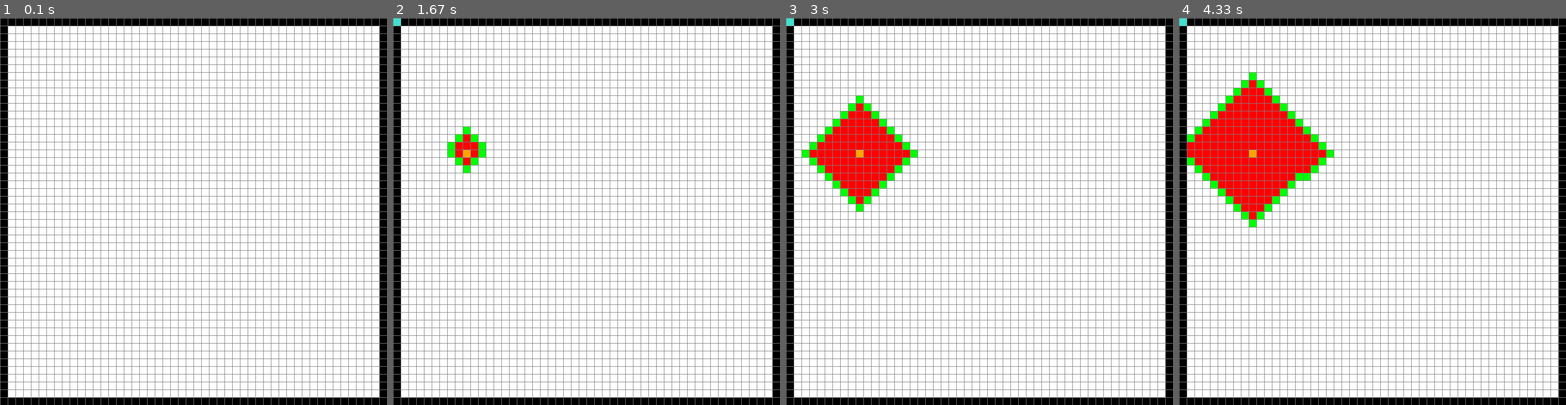
Above: before the commit, frames 1-4 (left to right).
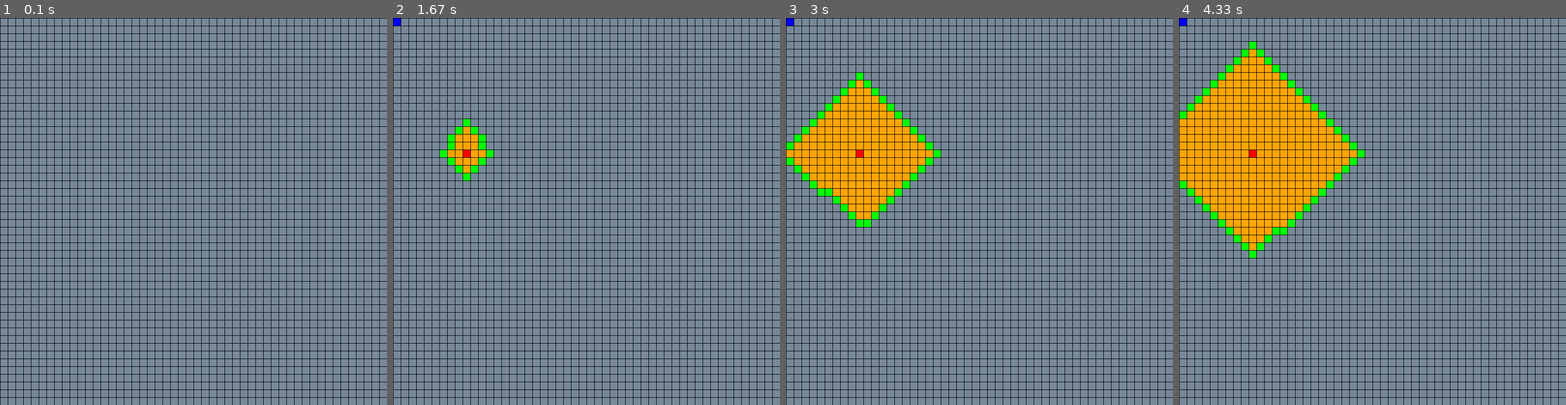
Above: after the commit, the same moments.

Repository: Igluvis/Pathfinder
Game: pygame game, started from src/run.py
Same seed, same stepped clock (60 frames per second), same inputs: the game is played once before the commit and once after it.
Inputs (mouse positions are in pixels of both pictures, inside the frame that each line leads up to):
- Up to frame 1 (0.1 s): no input
- Up to frame 2 (1.67 s): tap E at 0.33 s; hold R 0.67-1.13 s; move the mouse to (466, 153) at 0.7 s; tap Q at 1.17 s; tap Space at 1.5 s
- Up to frame 3 (3 s): no input
- Up to frame 4 (4.33 s): no input

The runs differ from the first frame. In frame 1, 100% of the frame differs, in the area x 0-100%, y 0-100%; in frame 2, 100%; in frame 3, 100%; in frame 4, 100%.

Commit message:
added clock/fps control; added clear screen command; fixed neighbor not functioning on edge of window

Diff:
--- a/src/core/main.py
+++ b/src/core/main.py
@@ -1,9 +1,11 @@
 import pygame
 from core.utils.grid import Grid
 from core.pygame.visualize import draw
-from core.pygame.misc import get_node
+from core.pygame.misc import get_node, algo_clock
 from core.pathfinder.a_star import a_star
 from core.pathfinder.breadth_first import breadth_first
+
+clock = pygame.time.Clock()
 
 def main(win, width, height, rows, cols):
     '''
@@ -12,6 +14,10 @@
         width: width of window
         height: height of window
     '''
+    # fps
+    fps = 60
+    gear = 2  # gear translator for fps : 0 = 30, 1 = 60, 2 = 120
+
     # create grid
     grid = Grid(rows, cols)
 
@@ -25,29 +31,14 @@
     while run:
         # update screen
         draw(win, grid, width, height, rows, cols)
+        clock.tick(fps)
+
         for event in pygame.event.get():
             # Escape
             if event.type == pygame.QUIT:
                 run = False
 
-            # Q: set Start node
-            if event.type == pygame.KEYDOWN:
-                if event.key == pygame.K_q:
-                    if start:
-                        start.set_walkable()
-                    node = get_node(pygame.mouse.get_pos(), grid, width=width//cols, height=height//rows)
-                    node.set_start()
-                    start = node
-
-            # E: set End node
-            if event.type == pygame.KEYDOWN:
-                if event.key == pygame.K_e:
-                    if end:
-                        end.set_walkable()
-                    node = get_node(pygame.mouse.get_pos(), grid, width=width//cols, height=height//rows)
-                    node.set_end()
-                    end = node
-
+            # Mouse
             # left mouse: set wall node
             if pygame.mouse.get_pressed()[0]:
                 node = get_node(pygame.mouse.get_pos(), grid, width=width//cols, height=height//rows)
@@ -58,14 +49,36 @@
                 node = get_node(pygame.mouse.get_pos(), grid, width=width//cols, height=height//rows)
                 node.set_walkable()
 
-            # Space: start pathfinding visualizer
+            # Keyboard
             if event.type == pygame.KEYDOWN:
+                # Q: set Start node
+                if event.key == pygame.K_q:
+                    if start:
+                        start.set_walkable()
+                    node = get_node(pygame.mouse.get_pos(), grid, width=width//cols, height=height//rows)
+                    node.set_start()
+                    start = node
+
+                # E: set End node
+                if event.key == pygame.K_e:
+                    if end:
+                        end.set_walkable()
+                    node = get_node(pygame.mouse.get_pos(), grid, width=width//cols, height=height//rows)
+                    node.set_end()
+                    end = node
+
+                # Space: start pathfinding visualizer
                 if event.key == pygame.K_SPACE and start and end:
                     breadth_first(
                         lambda: draw(win, grid, width, height, rows, cols),
+                        lambda: clock.tick(algo_clock(gear)),
                         start=start,
                         end=end,
                         grid=grid
                     )
 
+                # R: Reset
+                if event.key == pygame.K_r:
+                    grid.cleanup()
+
     pygame.quit()
--- a/src/core/pathfinder/breadth_first.py
+++ b/src/core/pathfinder/breadth_first.py
@@ -2,16 +2,18 @@
 from core.utils.backtracking import backtrace
 
 
-def breadth_first(draw, start, end, grid):
+def breadth_first(draw, clock, start, end, grid):
     '''
     starting at start node, frontier is expanding outward,
     whilst marking visited nodes
         draw: updates screen with pygame
+        clock: upper boundary for fps, regulates speed
         start: start node
         end: end node
         grid: grid
     '''
     draw()
+    fps = 240
 
     # put start in frontier list
     frontier = [start]
@@ -52,3 +54,4 @@
                 neighbor.set_open()
 
         draw()
+        clock()
--- a/src/core/pygame/misc.py
+++ b/src/core/pygame/misc.py
@@ -13,3 +13,17 @@
     y = y_pos // height
 
     return grid.node(x,y)
+
+def algo_clock(clock_gear):
+    '''
+    returns fps for algo visualizer clock
+    fps     s to complete
+    30      44
+    60      22
+    120     11
+        clock_gear: int from [0,1,2]
+    '''
+    match clock_gear:
+        case 0: return 30
+        case 1: return 60
+        case 2: return 120
--- a/src/core/pygame/visualize.py
+++ b/src/core/pygame/visualize.py
@@ -2,25 +2,25 @@
 
 
 # Colors
-RED = (255, 0, 0)           # Closed
+RED = (255, 0, 0)           # start
 GREEN = (0, 255, 0)         # Open
-BLACK = (0, 0, 0)           # Barrier
-ORANGE = (255, 165 ,0)      # Start
+BLACK = (0, 0, 0)           # Wall
+ORANGE = (255, 165 ,0)      # closed
 TURQUOISE = (64, 224, 208)  # End
-PURPLE = (128, 0, 128)      # Path
-WHITE = (255, 255, 255)     # Reset
-BLUE = (0, 255, 0)          # ?
+PURPLE = (128, 0, 128)      # ?
+WHITE = (220, 220, 220)     # grid
+BLUE = (0, 0, 255)          # PATH
 YELLOW = (255, 255, 0)      # ?
-GREY = (128, 128, 128)      # ?
+GREY = (119, 136, 153)      # walkable
 
 color_dic = {
-    'walkable': WHITE,
+    'walkable': GREY,
     'wall': BLACK,
-    'start': ORANGE,
-    'end': TURQUOISE,
-    'closed': RED,
+    'start': RED,
+    'end': BLUE,
+    'closed': ORANGE,
     'open': GREEN,
-    'path': PURPLE
+    'path': TURQUOISE
 }
 
 def draw_grid(win, width, height, rows, cols):
@@ -32,13 +32,14 @@
         rows: amount of rows
         cols: amount of columns
     '''
+    color = BLACK
     gap_x = width // cols
     gap_y = height // rows
     for i in range(cols):
-        pygame.draw.line(win, GREY, (0, i * gap_x), (height, i * gap_x))
+        pygame.draw.line(win, color, (0, i * gap_x), (height, i * gap_x))
 
     for j in range(rows):
-        pygame.draw.line(win, GREY, (j * gap_y, 0), (j * gap_y, width))
+        pygame.draw.line(win, color, (j * gap_y, 0), (j * gap_y, width))
 
 def get_color(node):
     '''
--- a/src/core/utils/grid.py
+++ b/src/core/utils/grid.py
@@ -14,17 +14,8 @@
     for x in range(cols):
         nodes.append([])
         for y in range(rows):
-
-            # border nodes
-            if y == 0 or y == rows - 1 or x == 0 or x == cols - 1:
-                status = 'wall'
-
-            # generic nodes
-            else:
-                status = 'walkable'
-
             # create node
-            nodes[x].append(Node(x=x, y=y, status=status))
+            nodes[x].append(Node(x=x, y=y, status='walkable'))
 
     return nodes
 
@@ -61,7 +52,7 @@
             x: x coord
             y: y coord
         '''
-        return (self.nodes[x][y].get_walkable() or self.nodes[x][y].get_end()) and self.inside(x, y)
+        return (self.nodes[x][y].get_walkable() or self.nodes[x][y].get_end()) if self.inside(x, y) else False
 
     def neighbors(self, node):
         '''
--- a/src/core/utils/node.py
+++ b/src/core/utils/node.py
@@ -17,17 +17,12 @@
         '''
         self.status = status
 
-        self.cleanup()
-
     def __lt__(self, other):
         '''
         in A* compare f value against infinity if not already calculated
         '''
         return False
 
-    def cleanup(self):
-        # backtracking
-        self.parent = None
 
     # get status methods
     def get_wall(self):
@@ -69,3 +64,11 @@
 
     def set_path(self):
         self.status = 'path'
+
+    def cleanup(self):
+        # backtracking
+        self.parent = None
+
+        # make walkable
+        if not self.get_start() and not self.get_end():
+            self.set_walkable()
